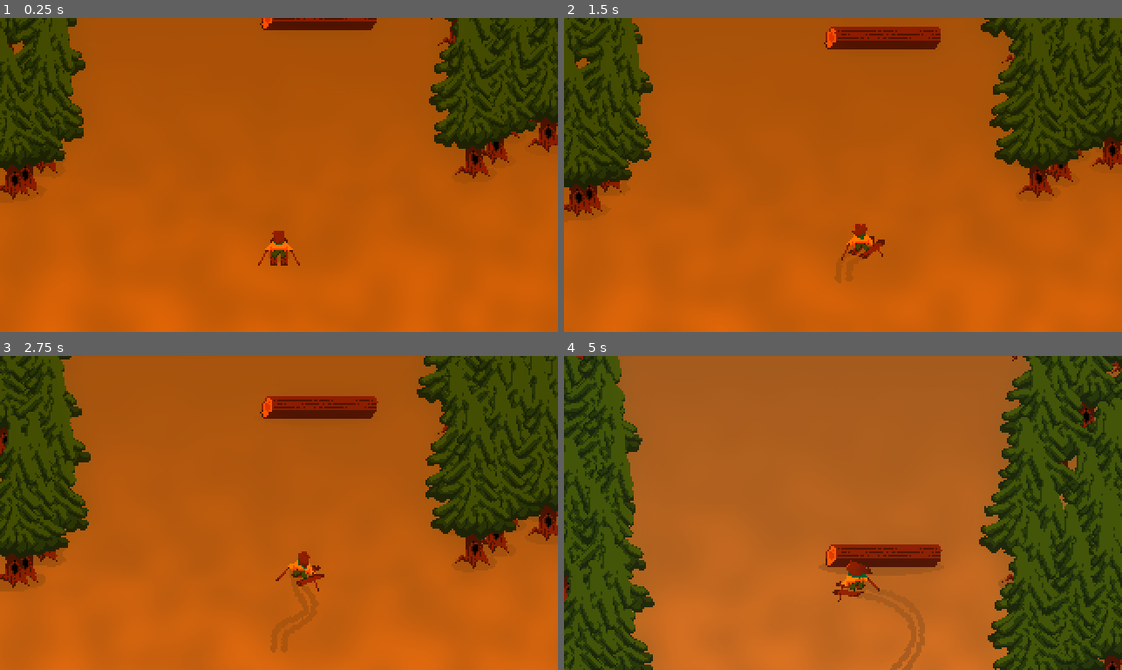
Above: before the commit, frames 1-4 (two rows, left to right).
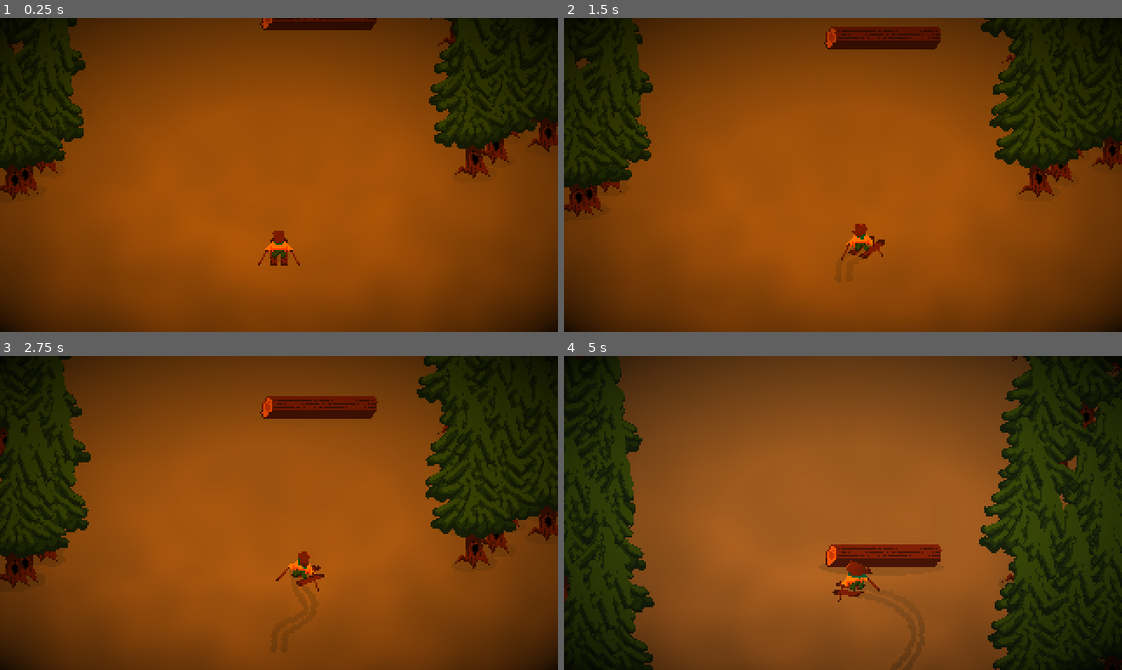
Above: after the commit, the same moments.

Repository: nemene21/Skiing-Game
Game: Godot game, scene res://scenes/game/game.tscn
The game is run twice, just before and just after one commit, with the same random seed, the same clock (stepped at 60 frames per second) and the same inputs.
Inputs:
- Up to frame 1 (0.25 s): no input
- Up to frame 2 (1.5 s): hold D (right) 0.53-1.28 s; hold A (left) from 1.28 s (still down)
- Up to frame 3 (2.75 s): release A (left) at 2.03 s; hold D (right) from 2.03 s (still down)
- Up to frame 4 (5 s): release D (right) at 2.78 s; hold W (up) 2.78-3.53 s; hold A (left) from 3.53 s (still down)

The runs differ from the first frame. In frame 1, 74% of the frame differs, in the area x 0-100%, y 0-100%; in frame 2, 71%; in frame 3, 68%; in frame 4, 66%.

Commit message:
barebones post processing

Diff:
--- a/scenes/game/post_processing/post_processing.gdshader
+++ b/scenes/game/post_processing/post_processing.gdshader
@@ -4,21 +4,25 @@
 
 uniform float saturation = 1.0;
 uniform float brightness = 1.0;
-uniform float bloom_strength = .0;
-uniform float bloom_exponent = 1.0;
-uniform float bloom_blur = .0;
+uniform float vignette_size = .0;
+uniform float vignette_exponent = 1.0;
+uniform vec4 vignette_color: source_color;
+
+const vec2 MID = vec2(.5, .5);
 
 void fragment() {
+	float dist = distance(MID, UV) * 2.0;
+
 	vec3 pixel = texture(SCREEN, SCREEN_UV).rgb;
-	vec3 bloom = textureLod(SCREEN, SCREEN_UV, bloom_blur).rgb;
-
-	bloom = pow(bloom, vec3(bloom_exponent, bloom_exponent, bloom_exponent));
-	pixel += bloom * bloom_strength;
 
 	float grayscale = (pixel.r + pixel.g + pixel.b) * 0.3333;
 
 	pixel = mix(vec3(grayscale, grayscale, grayscale), pixel.rgb, saturation);
 	pixel *= brightness;
 
+	float vignette = pow((1.0 - vignette_size * 2.0) - dist, vignette_exponent);
+	vignette = max(min(vignette, 1.0), .0);
+	pixel *= vignette;
+
 	COLOR = vec4(pixel, 1.0);
 }
--- a/scenes/game/post_processing/post_processing.tscn
+++ b/scenes/game/post_processing/post_processing.tscn
@@ -6,9 +6,9 @@
 shader = ExtResource("1_gvbki")
 shader_parameter/saturation = 1.2
 shader_parameter/brightness = 1.0
-shader_parameter/bloom_strength = 0.2
-shader_parameter/bloom_exponent = 2.0
-shader_parameter/bloom_blur = 3.0
+shader_parameter/vignette_size = -0.215
+shader_parameter/vignette_exponent = 0.55
+shader_parameter/vignette_color = null
 
 [node name="PostProcessing" type="CanvasLayer"]
 
